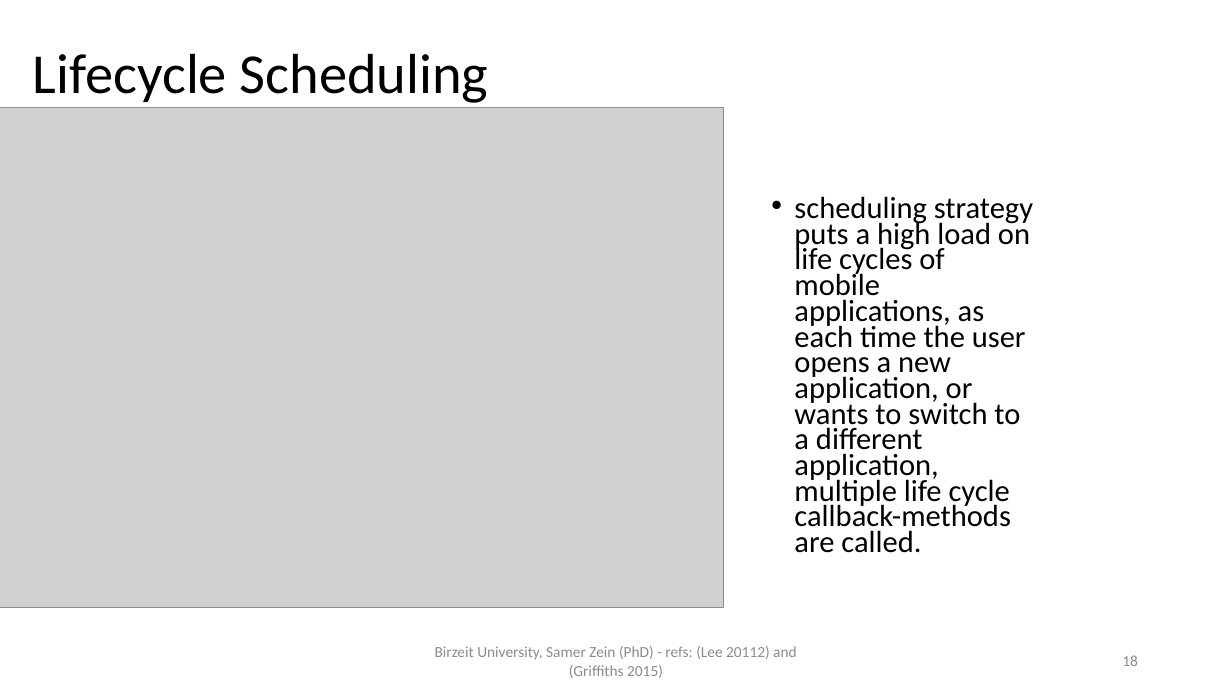
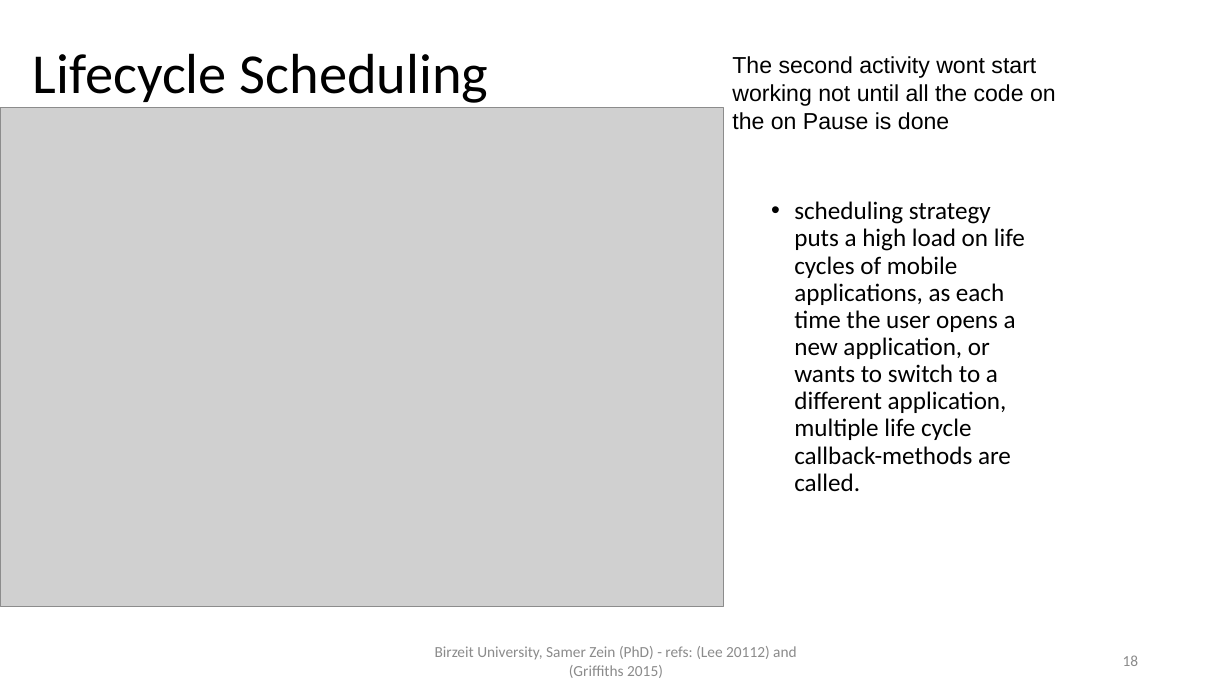
Before and after one commit to top1million/UnisemesterNine, a slide deck: slide 18 of mobile/lectures/Android+App+Dev+-+3.pptx. Drawn at 1232x693 pixels with LibreOffice and Linux fonts; fonts in the diff are those of the drawing; grey boxes stand for pictures. Boxes give left, top, right and bottom in pixels: in the first picture for what was removed or moved away, otherwise in the second. Text is boxed around its words. In the diff, an @@ line names an element or a change of style, - is before the commit and + after.

```diff
--- a/mobile/lectures/Android+App+Dev+-+3.pptx
+++ b/mobile/lectures/Android+App+Dev+-+3.pptx
@@ text added at bbox=[732, 56, 1056, 130], 18 pt, text #000000 @@
+The second activity wont start working not until all the code on the on Pause is done
@@ text "scheduling strategy puts a high ..." at bbox=[794, 201, 1025, 491]: size 23.8 to 19.6 pt; line spacing 0.7 to 0.9 @@
@@ text "Birzeit University, Samer Zein (PhD) ..." at bbox=[435, 646, 797, 678]: text colour #8C8C8C to #8B8B8B @@
```
Also in this commit, not shown: 17 other slides changed, 3 other files.
